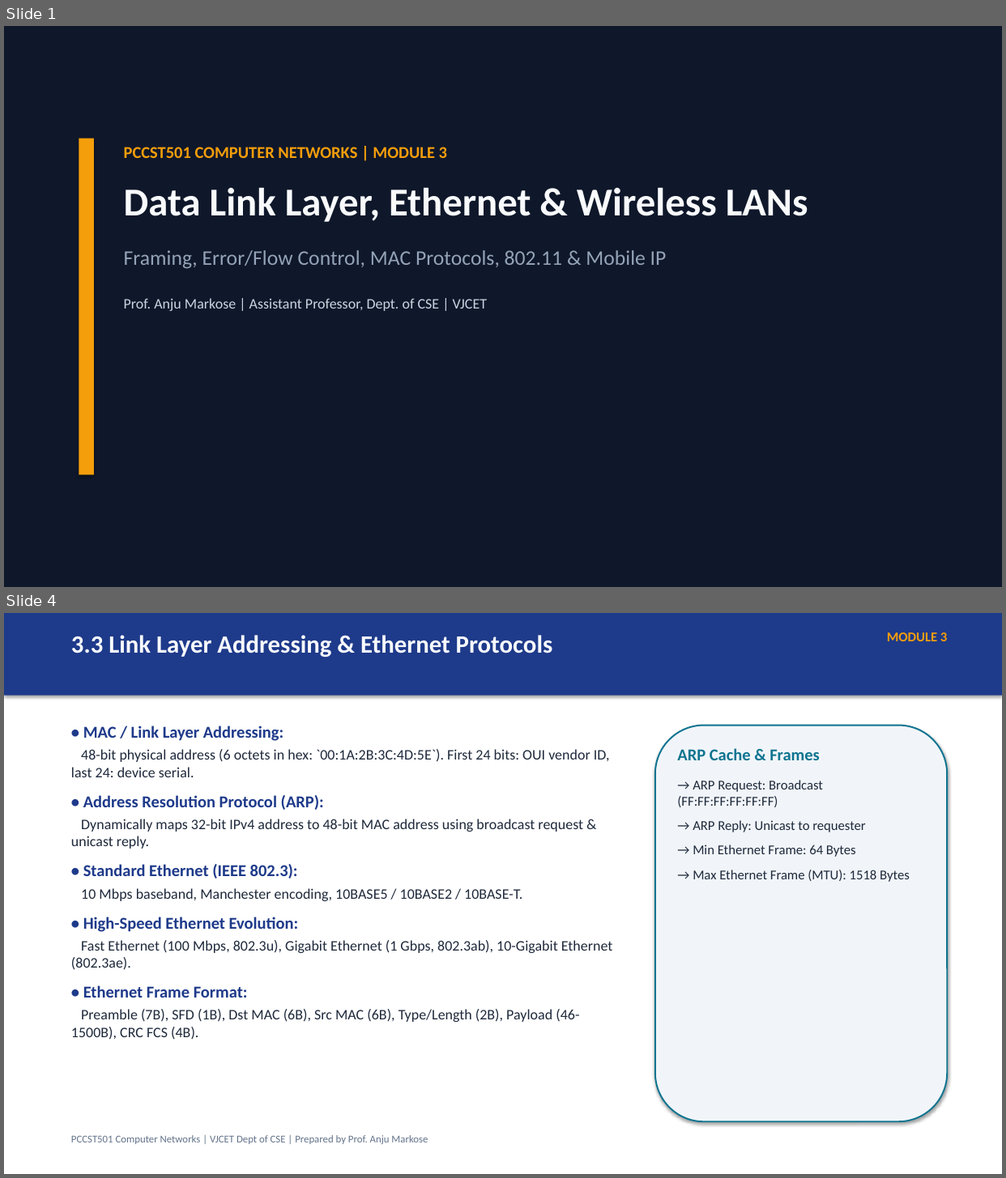
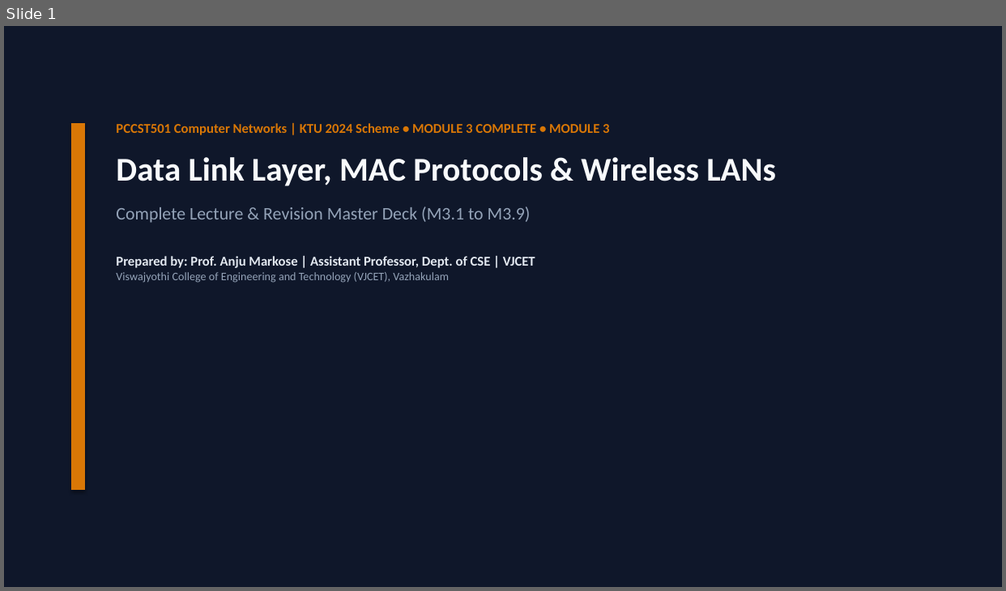
Before and after one commit to CSDVJCET/PCCST501-CN-2024, a slide deck: assets/ppts/Module_3_DataLink_Layer_and_WLAN.pptx. Shown one above the other, each under a label of ours: slides 1 and 4 before the commit, slide 1 after it; the slides between them are not shown. The pictures are 1006x1178 and 1006x591 pixels, drawn with LibreOffice and Linux fonts; fonts in the diff are those of the drawing. Boxes give left, top, right and bottom in pixels: in the first picture for what was removed or moved away, otherwise in the second. Text is boxed around its words. In the diff, an @@ line names an element or a change of style, - is before the commit and + after.

```diff
--- a/assets/ppts/Module_3_DataLink_Layer_and_WLAN.pptx
+++ b/assets/ppts/Module_3_DataLink_Layer_and_WLAN.pptx
@@ slide 4 removed at <box>4,613,1002,1174</box>, background #FFFFFF @@
@@ rectangle removed at <box>4,613,1002,696</box> @@
@@ text removed at <box>71,635,553,658</box> @@
-3.3 Link Layer Addressing & Ethernet Protocols
@@ text removed at <box>887,632,947,641</box> @@
-MODULE 3
@@ text removed at <box>71,726,613,1040</box> @@
-• MAC / Link Layer Addressing:
-48-bit physical address (6 octets in hex: `00:1A:2B:3C:4D:5E`). First 24 bits: OUI vendor ID, last 24: device serial.
-• Address Resolution Protocol (ARP):
-Dynamically maps 32-bit IPv4 address to 48-bit MAC address using broadcast request & unicast reply.
-• Standard Ethernet (IEEE 802.3):
-10 Mbps baseband, Manchester encoding, 10BASE5 / 10BASE2 / 10BASE-T.
-• High-Speed Ethernet Evolution:
-Fast Ethernet (100 Mbps, 802.3u), Gigabit Ethernet (1 Gbps, 802.3ab), 10-Gigabit Ethernet (802.3ae).
-• Ethernet Frame Format:
-Preamble (7B), SFD (1B), Dst MAC (6B), Src MAC (6B), Type/Length (2B), Payload (46-1500B), CRC FCS (4B).
@@ rounded rectangle removed at <box>655,726,948,1122</box> @@
@@ text removed at <box>677,748,910,882</box> @@
-ARP Cache & Frames
-→ ARP Request: Broadcast (FF:FF:FF:FF:FF:FF)
-→ ARP Reply: Unicast to requester
-→ Min Ethernet Frame: 64 Bytes
-→ Max Ethernet Frame (MTU): 1518 Bytes
@@ text removed at <box>71,1135,428,1144</box> @@
-PCCST501 Computer Networks | VJCET Dept of CSE | Prepared by Prof. Anju Markose
@@ slide 1 changed as well @@
@@ rectangle: place and size @@
-rectangle at <box>79,139,94,476</box>
+rectangle at <box>71,123,85,490</box>
@@ rectangle at <box>71,123,85,490</box>: fill #F59E0B to #D97706 @@
@@ text at <box>116,123,776,283</box>: text changed; size 20 to 13 pt; bold on @@
-PCCST501 COMPUTER NETWORKS | MODULE 3
-Data Link Layer, Ethernet & Wireless LANs
-Framing, Error/Flow Control, MAC Protocols, 802.11 & Mobile IP
-Prof. Anju Markose | Assistant Professor, Dept. of CSE | VJCET
+PCCST501 Computer Networks | KTU 2024 Scheme • MODULE 3 COMPLETE • MODULE 3
+Data Link Layer, MAC Protocols & Wireless LANs
+Complete Lecture & Revision Master Deck (M3.1 to M3.9)
+Prepared by: Prof. Anju Markose | Assistant Professor, Dept. of CSE | VJCET
+Viswajyothi College of Engineering and Technology (VJCET), Vazhakulam
```
Also in this commit, not shown: 1 other slide changed, 30 slides added, 3 other slides removed, 54 other files.
